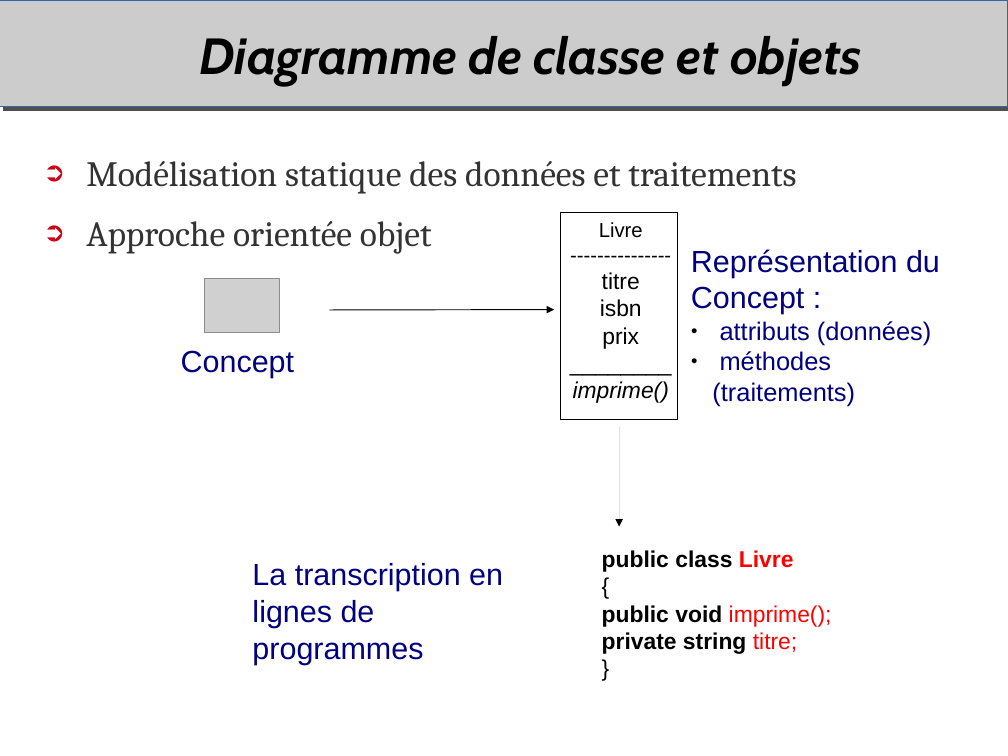
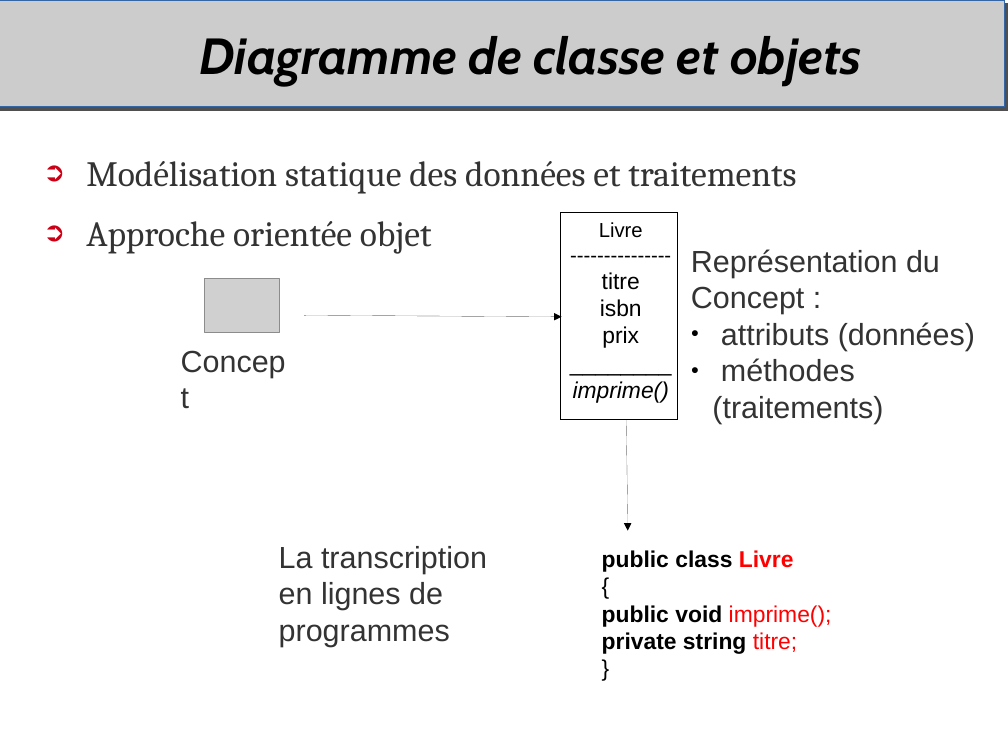
Before and after one commit to duanegris/texts, a slide deck: slide 42 of em-msi/it-s704/msi306-uml.odp (slide 31 before the commit). Drawn at 1008x756 pixels with LibreOffice and Linux fonts; fonts in the diff are those of the drawing; grey boxes stand for pictures; background and template pictures are left out. Boxes give left, top, right and bottom in pixels: in the first picture for what was removed or moved away, otherwise in the second. Text is boxed around its words. In the diff, an @@ line names an element or a change of style, - is before the commit and + after.

```diff
--- a/em-msi/it-s704/msi306-uml.odp
+++ b/em-msi/it-s704/msi306-uml.odp
@@ rectangle: place and size @@
-rectangle at [0,0,1008,107]
+rectangle at [0,0,1004,107]
@@ text "Représentation du Concept :" at [691,249,975,424]: text colour #000080 to #333333; size 20 to 24 pt in "attributs (données)", "méthodes (traitements)" @@
@@ arrow moved from (329, 310) - (554, 310) to (305, 316) - (562, 316) @@
@@ arrow (305, 316) - (562, 316): stroke #000000 0.74 pt to #000000 0 pt @@
@@ text "Concept" at [181,342,295,410]: text colour #000080 to #333333 @@
@@ arrow moved from (619, 426) - (619, 527) to (627, 420) - (628, 531) @@
@@ text "La transcription en lignes de ..." at [279,546,487,647]: text colour #000080 to #333333 @@
@@ text "La transcription en lignes de ...": place and size @@
-text "La transcription en lignes de ..." at [252,563,503,664]
+text "La transcription en lignes de ..." at [279,546,487,647]
```
Also in this commit, not shown: 45 other slides changed, 11 slides added.
